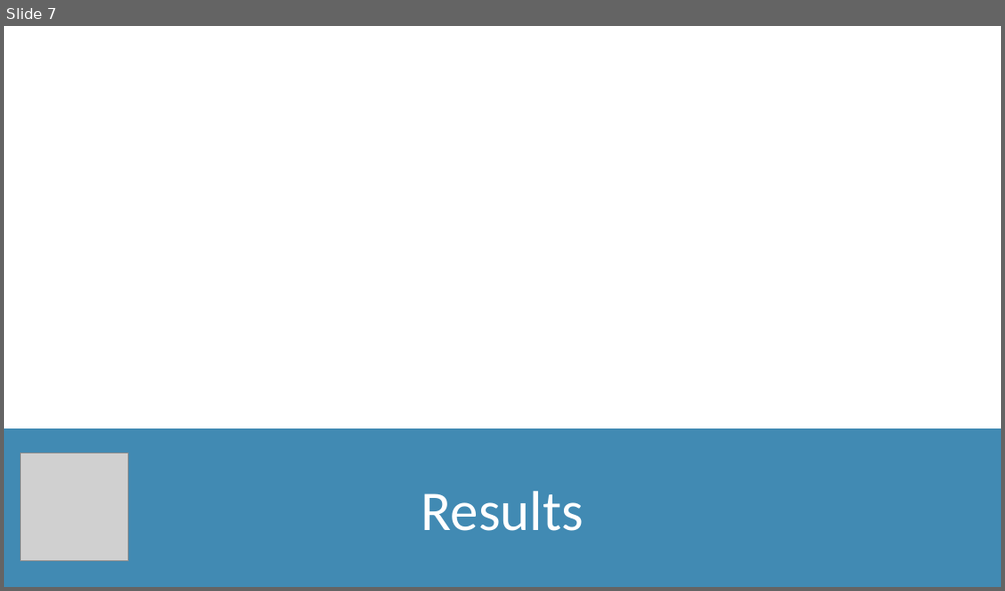
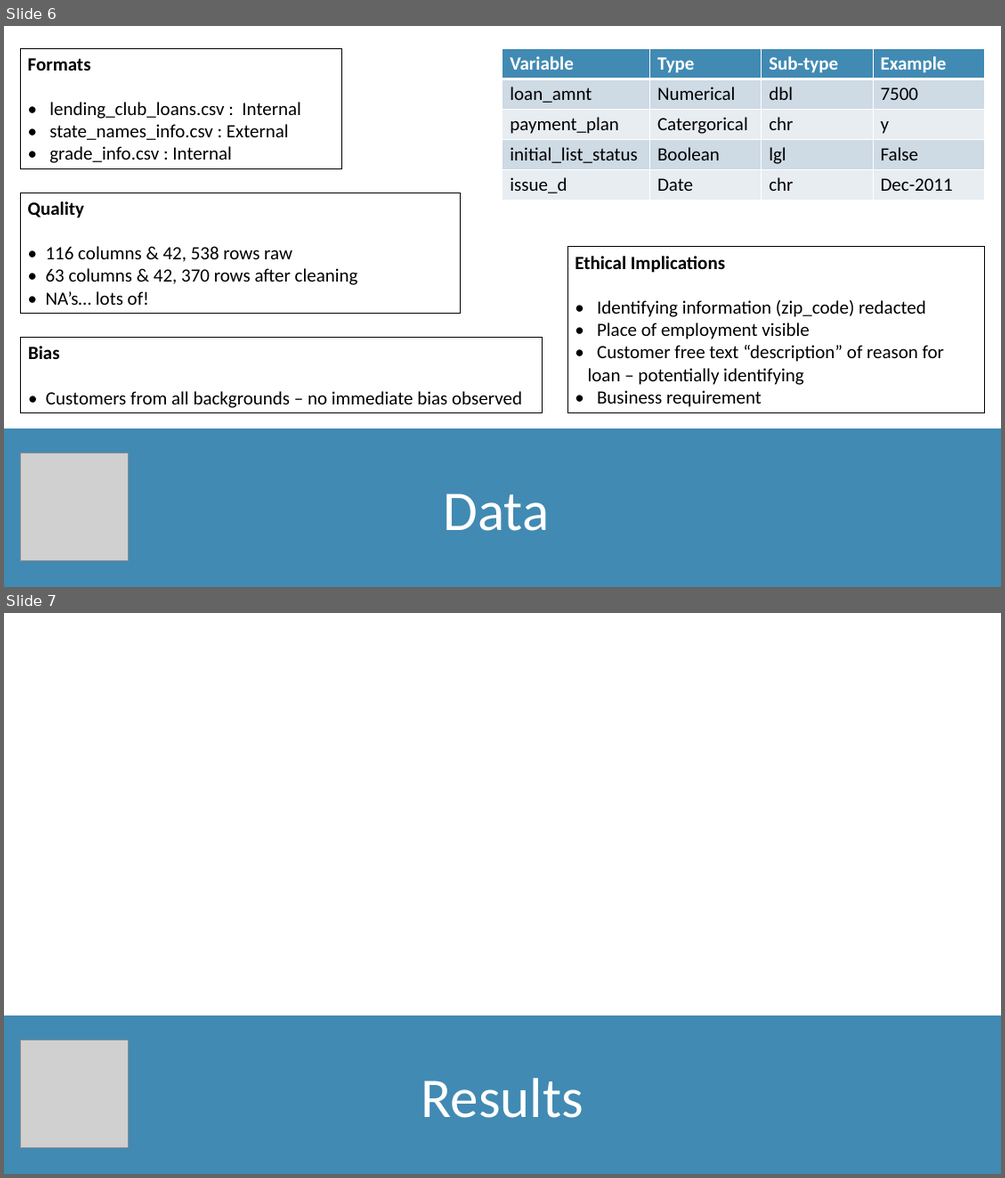
Before and after one commit to TomW49/final_proj_cc, a slide deck: documentation/loan_defaults_presentation.pptx. Shown one above the other, each under a label of ours: slide 7 before the commit, slides 6 and 7 after it. The pictures are 1005x591 and 1005x1178 pixels, drawn with LibreOffice and Linux fonts; fonts in the diff are those of the drawing; grey boxes stand for pictures. Boxes give left, top, right and bottom in pixels: in the first picture for what was removed or moved away, otherwise in the second. Text is boxed around its words. In the diff, an @@ line names an element or a change of style, - is before the commit and + after.

```diff
--- a/documentation/loan_defaults_presentation.pptx
+++ b/documentation/loan_defaults_presentation.pptx
@@ slide 6 added at (4, 26, 1001, 587), background #418AB3 @@
@@ rectangle added at (4, 26, 1001, 428), fill #FFFFFF @@
@@ rectangle added at (20, 48, 342, 169), outline #000000 0.75 pt, 18 pt, text #000000 @@
+Formats
+• lending_club_loans.csv : Internal
+• state_names_info.csv : External
+• grade_info.csv : Internal
@@ table added at (502, 48, 985, 198), 5 rows, 4 columns @@
+Variable | Type | Sub-type | Example
+loan_amnt | Numerical | dbl | 7500
+payment_plan | Catergorical | chr | y
+initial_list_status | Boolean | lgl | False
+issue_d | Date | chr | Dec-2011
@@ rectangle added at (20, 192, 461, 313), outline #000000 0.75 pt, 18 pt, text #000000 @@
+Quality
+• 116 columns & 42, 538 rows raw
+• 63 columns & 42, 370 rows after cleaning
+• NA’s… lots of!
@@ rectangle added at (568, 247, 985, 412), outline #000000 0.75 pt, 18 pt, text #000000 @@
+Ethical Implications
+• Identifying information (zip_code) redacted
+• Place of employment visible
+• Customer free text “description” of reason for loan – potentially identifying
+• Business requirement
@@ rectangle added at (20, 338, 542, 412), outline #000000 0.75 pt, 18 pt, text #000000 @@
+Bias
+• Customers from all backgrounds – no immediate bias observed
@@ picture added at (20, 453, 128, 561) @@
@@ subtitle added at (443, 493, 549, 531), 54 pt, text #FFFFFF @@
+Data
```
Also in this commit, not shown: 1 slide changed, 2 other slides added, 3 slides removed.
